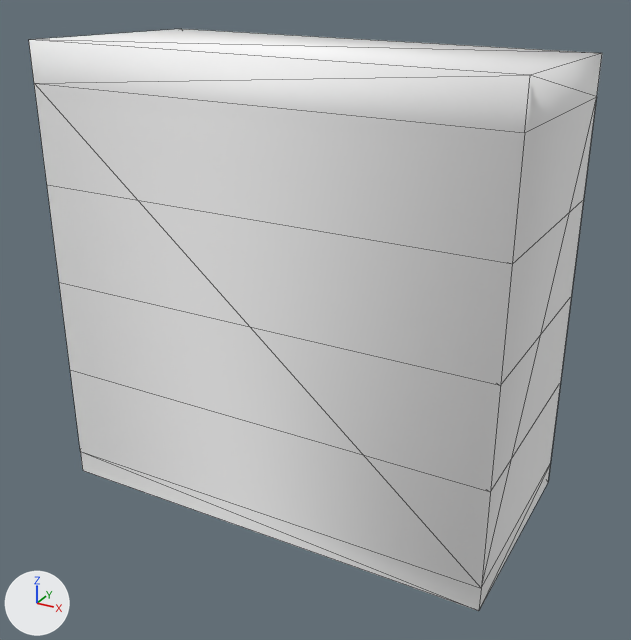
The glTF model public/3d/item/model__item__shop.ofs_3398_0/3398IMIG19_06.gltf, before and after one commit.
Camera for both pictures: a camera (50 mm lens) standing at (1.63, -2.94, 2.25) and looking at (0.03, -0.02, 0.79). Arrows for +X, +Y and +Z are at lower left; the lights stay in place. The older version comes first. Mesh edges are drawn as thin lines.

The scene before the commit, as lines of its bpy script (objects in view):
```python
mat_imig19_06_3 = principled_material('imig19_06_3')
mat_imig19_06_3.base_color = (1.0, 1.0, 1.0)  # white #ffffff
mat_imig19_06_3.roughness = 1.0
me_3398imig19_06 = bpy.data.meshes.new('3398IMIG19_06')
me_3398imig19_06.from_pydata(...)  # 82 vertices, 70 faces; spans x -0.95..0.95, y -0.47..0.47, z -0.15..1.89
# faces by material slot: [28, 20, 6, 16]
me_3398imig19_06.materials.append(mat_imig19_06_3)  # white #ffffff
me_3398imig19_06.materials.append(mat_imig19_06_2)  # white #ffffff
me_3398imig19_06.materials.append(mat_imig19_06_1)  # white #ffffff
me_3398imig19_06.materials.append(mat_imig19_06_0)  # white #ffffff
ob_3398imig19_06 = bpy.data.objects.new('3398IMIG19_06', me_3398imig19_06)
ob_3398imig19_06.location = (0.0, 0.0, 0.0)
```
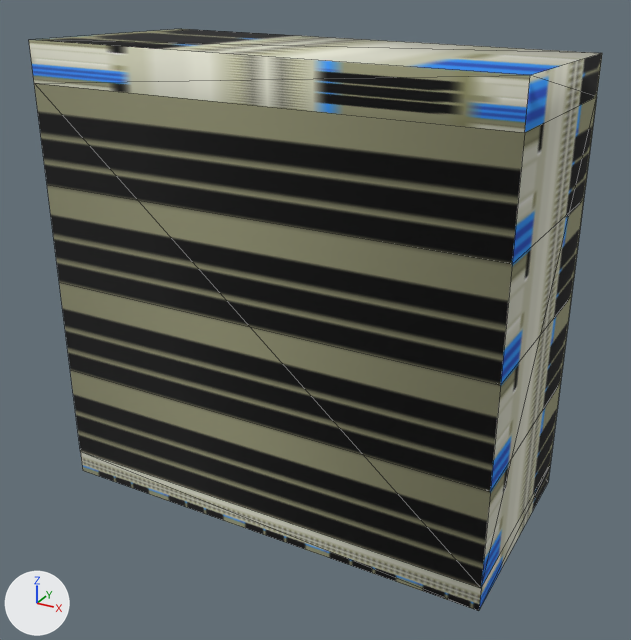
The change, as a list of edits to the scene's bpy script:
```text
Add img_imig19_06_3:
    img_imig19_06_3 = load_image('imig19_06_3', '_unpacked/imig19_06_3', 32, 32, 'sRGB')
Change mat_imig19_06_3:
    remove mat_imig19_06_3.base_color = (1.0, 1.0, 1.0)  # white #ffffff
    add mat_imig19_06_3.texture = img_imig19_06_3
```

Location of each change, [x1, y1, x2, y2] in pixels of the pictures (631 x 640 px):
'3398IMIG19_06', surface changed (darker): [29, 29, 602, 611] in both
